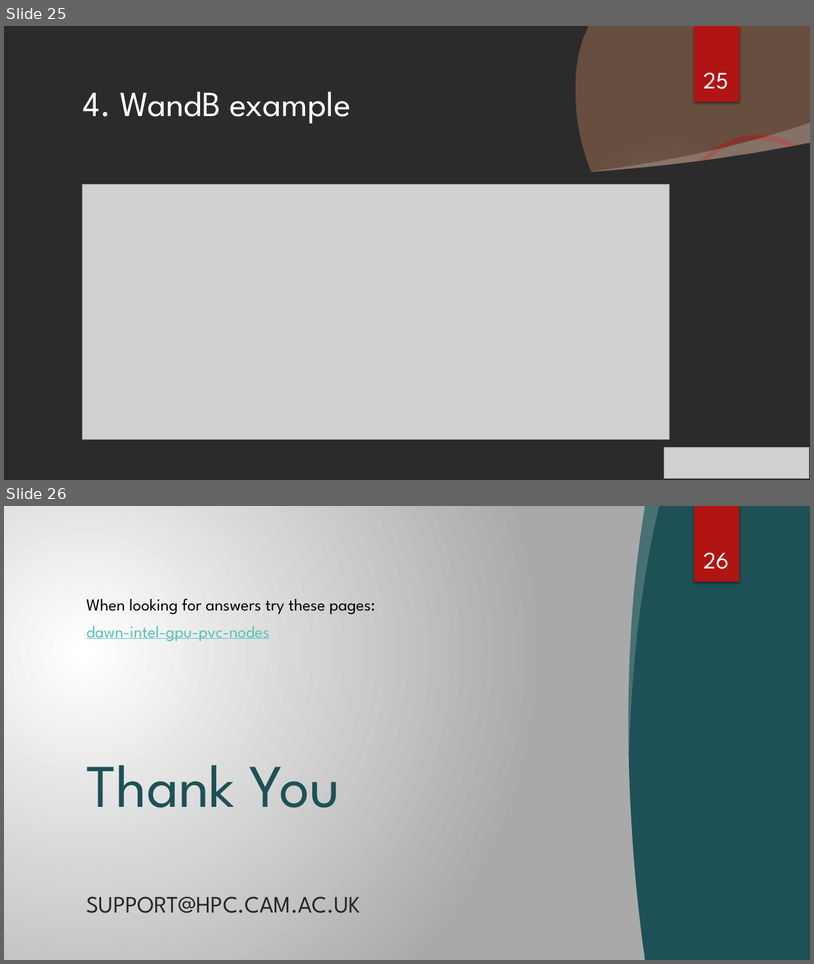
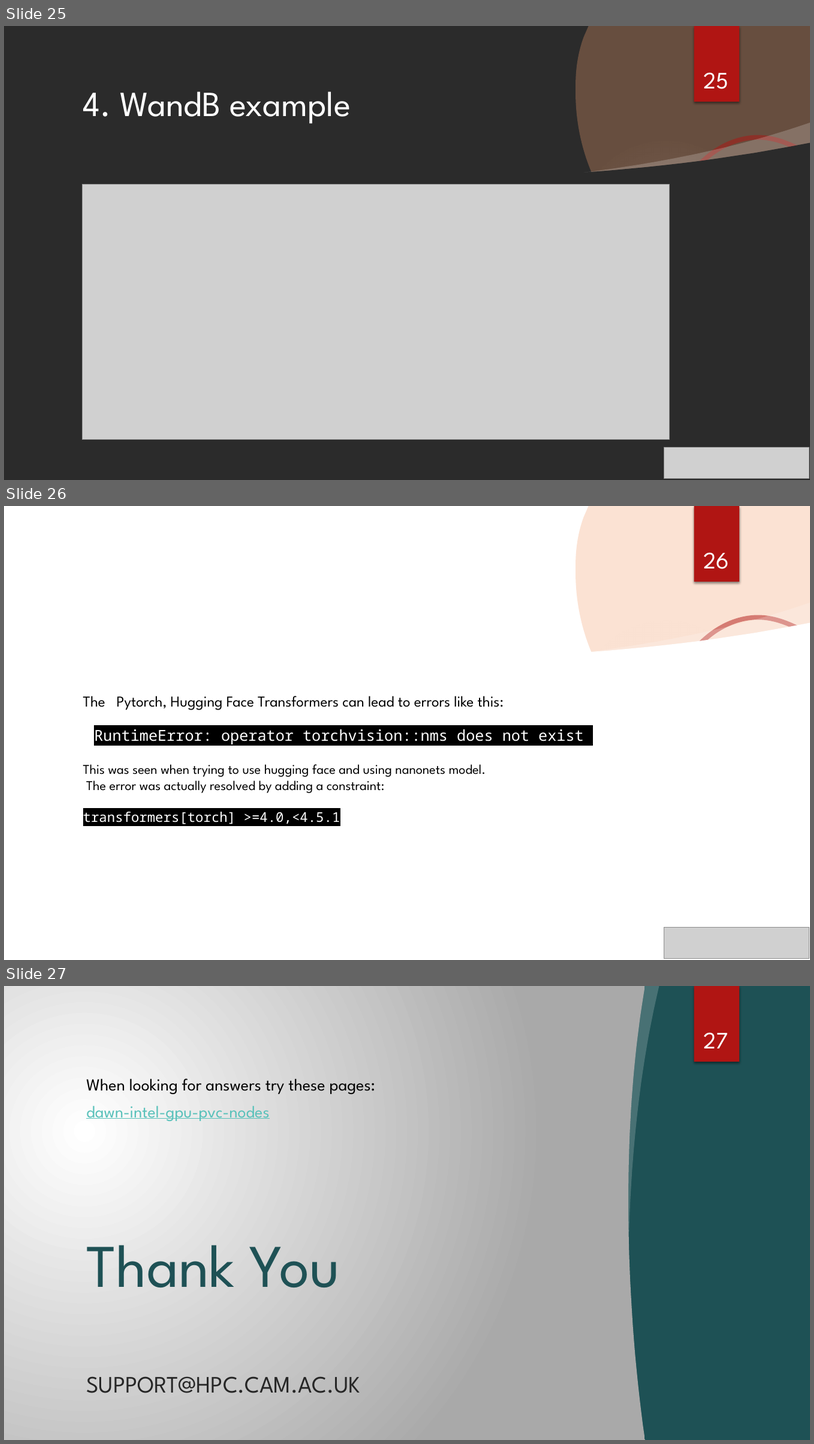
Before and after one commit to RSE-Cambridge/Intro-to-Dawn, a slide deck: Part3-PythonEnvironments/Slides/PyEnvs_onDAWN.pptx. Shown one above the other, each under a label of ours: slides 25 and 26 before the commit, slides 25, 26 and 27 after it. The pictures are 814x964 and 814x1444 pixels, drawn with LibreOffice and Linux fonts; fonts in the diff are those of the drawing; grey boxes stand for pictures; background and template pictures are left out; a plain dark background stands for a picture behind light text. Boxes give left, top, right and bottom in pixels: in the first picture for what was removed or moved away, otherwise in the second. Text is boxed around its words. In the diff, an @@ line names an element or a change of style, - is before the commit and + after.

Commit message:
update sildes for part3

```diff
--- a/Part3-PythonEnvironments/Slides/PyEnvs_onDAWN.pptx
+++ b/Part3-PythonEnvironments/Slides/PyEnvs_onDAWN.pptx
@@ slide 26 added at [4, 506, 810, 960], background picture (left out); not listed: 4 template elements that a slide beside it also shows @@
@@ rectangle added at [694, 506, 740, 582], fill #B01513 @@
@@ page number added at [704, 552, 729, 569], 28 pt, text #FFFFFF @@
+26
@@ freeform shape added at [581, 603, 810, 657], fill #FFFFFF at 20% opacity @@
@@ freeform shape added at [4, 623, 810, 960], fill #FFFFFF @@
@@ text added at [83, 696, 584, 824], 16 pt, text #000000 @@
+The Pytorch, Hugging Face Transformers can lead to errors like this:
+RuntimeError: operator torchvision::nms does not exist
+This was seen when trying to use hugging face and using nanonets model.
+The error was actually resolved by adding a constraint:
+transformers[torch] >=4.0,<4.5.1
@@ title added at [258, 696, 360, 774], 42 pt, text #FFFFFF @@
+Transformers and Huggingface Environment errors
@@ picture added at [665, 927, 810, 958] @@
@@ what was slide 26 is now slide 27 @@
@@ page number at [704, 1032, 729, 1048]: text changed @@
-26
+27
```
